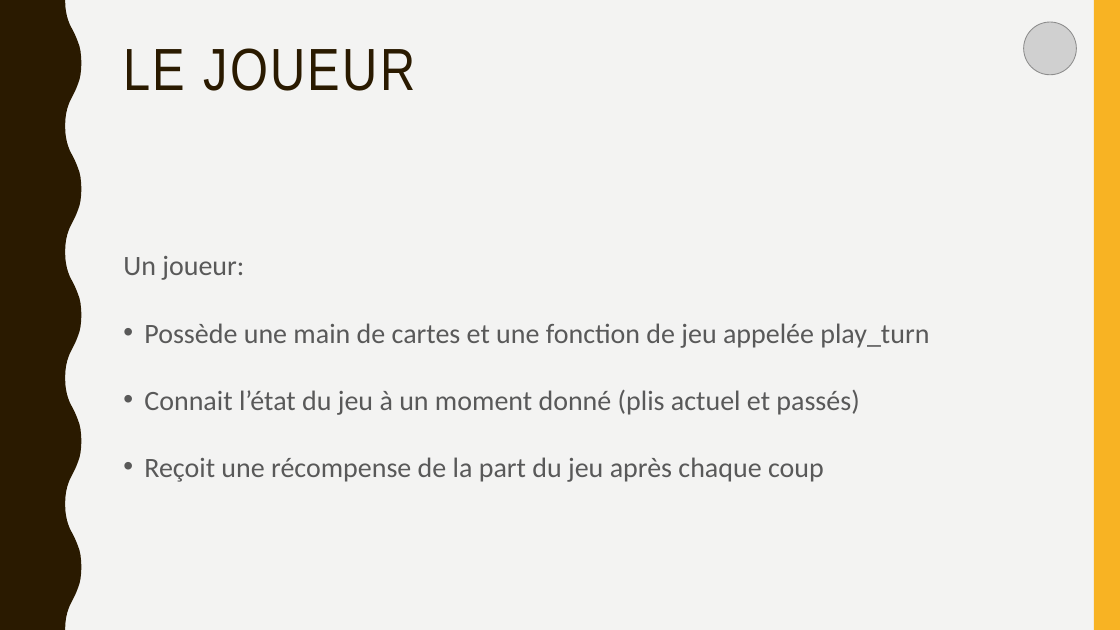
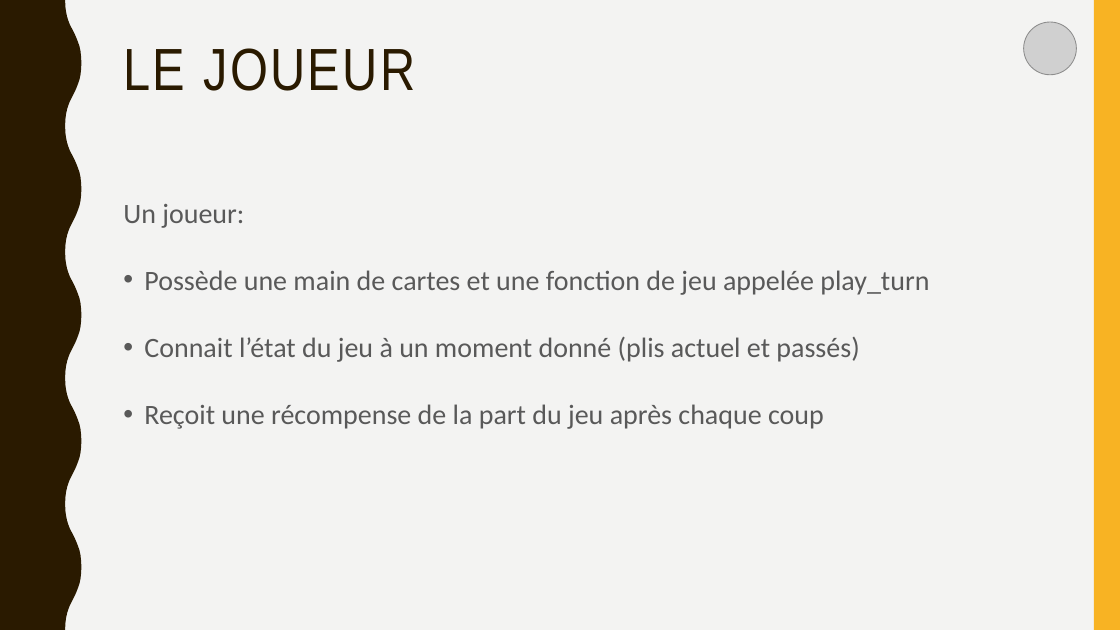
Before and after one commit to EricPicot/gym-coinche, a slide deck: slide 7 of presentation_fr_coinche.pptx. Drawn at 1120x630 pixels with LibreOffice and Linux fonts; fonts in the diff are those of the drawing; grey boxes stand for pictures. Boxes give left, top, right and bottom in pixels: in the first picture for what was removed or moved away, otherwise in the second. Text is boxed around its words. In the diff, an @@ line names an element or a change of style, - is before the commit and + after.

```diff
--- a/presentation_fr_coinche.pptx
+++ b/presentation_fr_coinche.pptx
@@ text "Un joueur:": place and size @@
-text "Un joueur:" at (123,256,929,482)
+text "Un joueur:" at (123,204,929,429)
```
Also in this commit, not shown: 5 other slides changed, 1 slide added, 3 other files.
